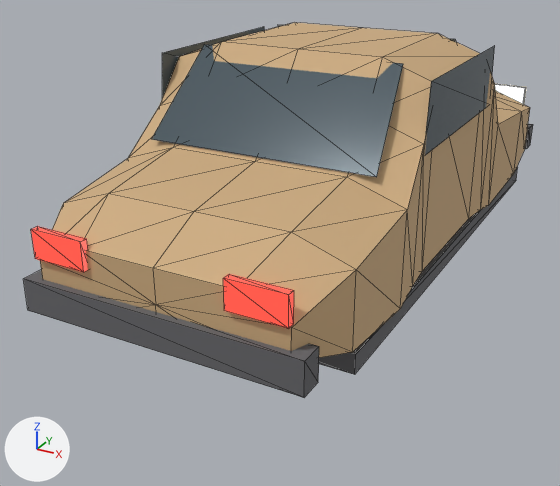
Renders of the glTF model game/assets/models/cars/zaz_968.glb from each side of a commit.
Camera for both pictures: a 50 mm lens placed at (1.81, -4.09, 1.97), pointed at (-0.24, -0.36, 0.1). The axes (+X, +Y, +Z) are drawn at lower left. The lights are the same throughout. The older version comes first. Mesh edges are drawn as thin lines. Vertices at exactly the same position are counted once.

Objects in the first picture: 'car_body'.
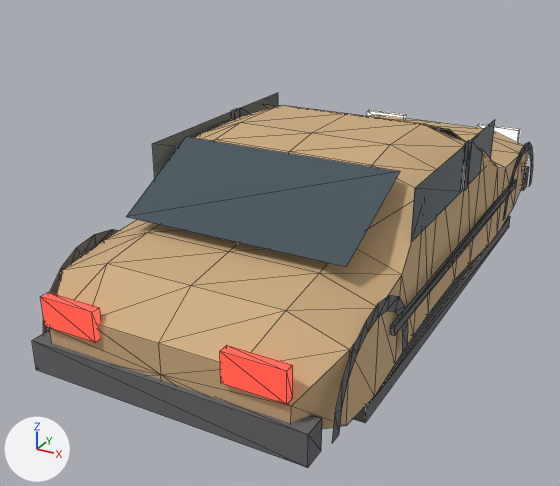
Where the change shows, as pixel boxes [x1, y1, x2, y2] in the pictures (560 x 486 px; the box of a moved part takes in the faces that stretch with it):
'car_body', reshaped
    before: [23, 23, 533, 398]
    after: [32, 93, 533, 468]
part 1 of me_mesh_0, added
    after: [231, 108, 240, 120]
part 2 of me_mesh_0, added
    after: [461, 140, 472, 191]
part 3 of me_mesh_0, added
    after: [390, 179, 517, 336]
part 4 of me_mesh_0, added
    after: [521, 166, 529, 191]
part 5 of me_mesh_0, added
    after: [32, 331, 322, 468]
part 6 of me_mesh_0, added
    after: [353, 216, 510, 423]
part 7 of me_mesh_0, moved or reshaped
    before: [495, 84, 526, 105]
    after: [367, 110, 406, 118]
part 8 of me_mesh_0, moved or reshaped (not visible before)
    after: [477, 124, 520, 143]
part 9 of me_mesh_0, moved or reshaped
    before: [223, 274, 294, 328]
    after: [41, 292, 101, 342]
part 10 of me_mesh_0, moved or reshaped
    before: [31, 226, 88, 272]
    after: [220, 345, 293, 404]
part 11 of me_mesh_0, rebuilt
    before: [40, 23, 530, 358]
    after: [49, 105, 527, 429]
part 12 of me_mesh_0, deleted
    before: [23, 25, 533, 398]
part 13 of me_mesh_0, cut back
    before: [319, 167, 518, 374]
    after: [43, 93, 533, 443]

The change, as a list of edits to the scene's bpy script:
```text
Change me_mesh_0:
    used by ob_car_body; location = (0.0, 0.0, 0.0)
    remove me_mesh_0.from_pydata(...)  # 200 vertices, 336 faces; spans x -0.77..0.77, y -1.9..1.9, z 0.11..1.3
    add me_mesh_0.from_pydata(...)  # 364 vertices, 532 faces; spans x -0.79..0.79, y -1.89..1.89, z -0.21..0.83
    me_mesh_0 part 1: a new loose piece, a box spanning x -0.749..-0.729, y -0.065..0.005, z 0.51..0.78, in mat_material_2 (dark grey #69696c)
    me_mesh_0 part 2: a new loose piece, a box spanning x 0.729..0.749, y -0.065..0.005, z 0.51..0.78, in mat_material_2 (dark grey #69696c)
    me_mesh_0 part 3: a new loose piece, a box spanning x 0.766..0.786, y -1.153..1.153, z 0.165..0.215, in mat_material_2 (dark grey #69696c)
    me_mesh_0 part 4: a new loose piece, a box spanning x -0.72..0.72, y 1.77..1.89, z -0.07..0.09, in mat_material_2 (dark grey #69696c)
    me_mesh_0 part 5: a new loose piece, a box spanning x -0.72..0.72, y -1.89..-1.77, z -0.07..0.09, in mat_material_2 (dark grey #69696c)
    me_mesh_0 part 6: a new loose piece, a box spanning x -0.739..0.739, y -1.339..1.339, z -0.21..-0.13, in mat_material_2 (dark grey #69696c)
    me_mesh_0 part 7: the loose piece of 8 vertices spanning x 0.33..0.63, y 1.85..1.88, z 0.54..0.7 is moved by (-0.94, 0.0, -0.33)
    me_mesh_0 part 8: the loose piece of 8 vertices spanning x -0.63..-0.33, y 1.85..1.88, z 0.54..0.7 is moved by (0.94, 0.0, -0.33)
    me_mesh_0 part 9: the loose piece of 8 vertices spanning x 0.35..0.63, y -1.88..-1.85, z 0.53..0.67 is moved by (-0.97, 0.0, -0.33)
    me_mesh_0 part 10: the loose piece of 8 vertices spanning x -0.63..-0.35, y -1.88..-1.85, z 0.53..0.67 is moved by (0.97, 0.0, -0.33)
    me_mesh_0 part 11: the loose piece of 112 vertices spanning x -0.77..0.77, y -1.86..1.86, z 0.18..1.3 is rebuilt with 132 vertices and now spans x -0.77..0.77, y -1.86..1.86, z -0.15..0.83
    me_mesh_0 part 12: 7 loose pieces with 40 vertices, spanning x -0.74..0.74, y -1.9..1.9, z 0.26..1.28, are deleted
    me_mesh_0 part 13: 8 vertices removed from x -0.72..0.72, y -1.45..1.45, z 0.11..0.21; 112 vertices added at x -0.77..0.77, y -1.78..1.78, z -0.01..0.81
    other edits to the shape of me_mesh_0 do not show in these pictures
```
